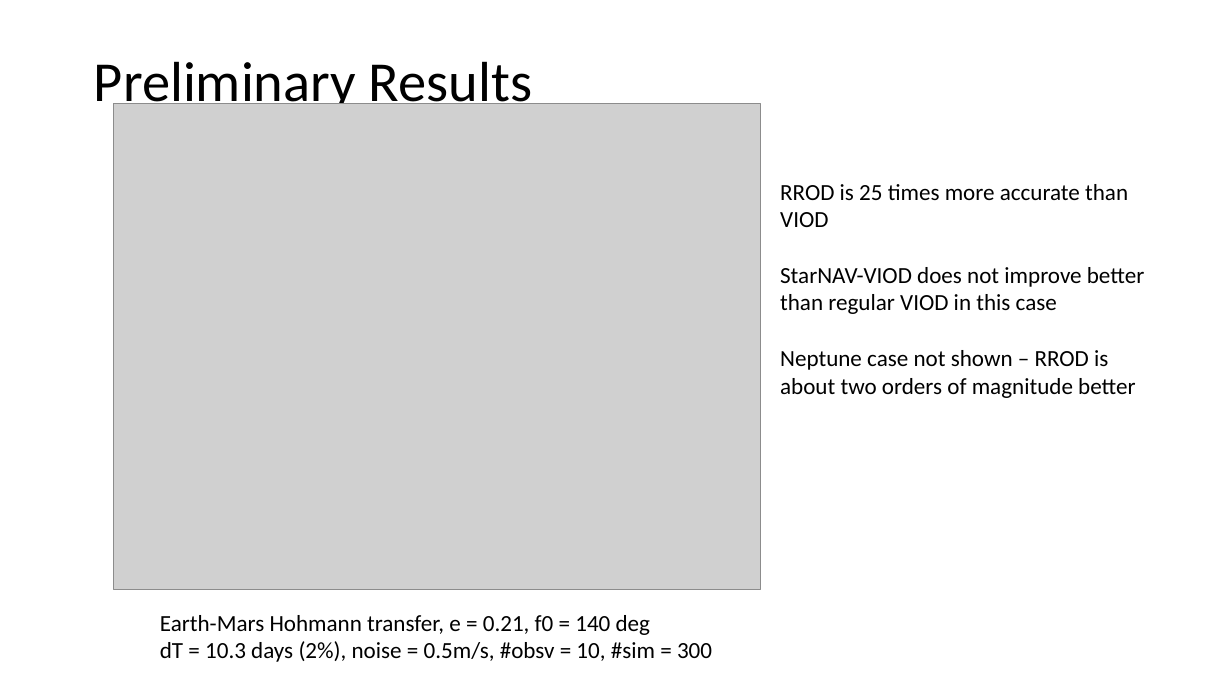
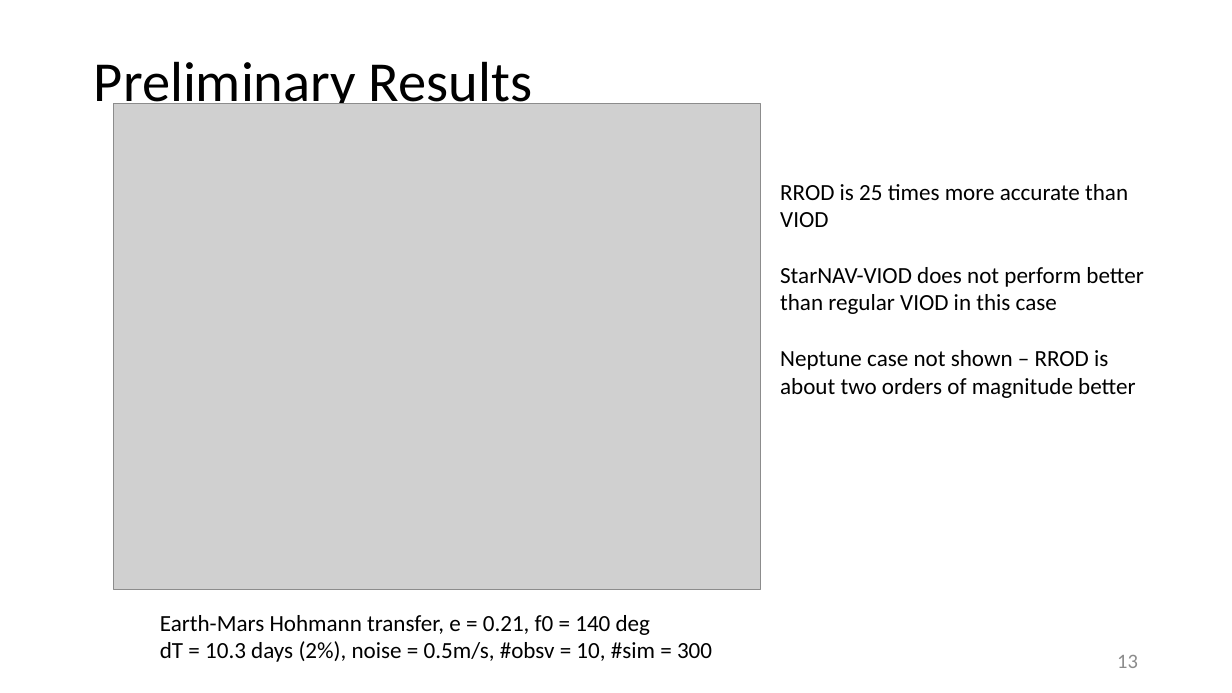
Before and after one commit to TigerHou2/xnav, a slide deck: slide 13 of Presentations/2021-07-12.pptx (slide 12 before the commit). Drawn at 1232x693 pixels with LibreOffice and Linux fonts; fonts in the diff are those of the drawing; grey boxes stand for pictures. Boxes give left, top, right and bottom in pixels: in the first picture for what was removed or moved away, otherwise in the second. Text is boxed around its words. In the diff, an @@ line names an element or a change of style, - is before the commit and + after.

```diff
--- a/Presentations/2021-07-12.pptx
+++ b/Presentations/2021-07-12.pptx
@@ text at [780, 267, 1143, 314]: text changed @@
-StarNAV-VIOD does not improve better than regular VIOD in this case
+StarNAV-VIOD does not perform better than regular VIOD in this case
@@ page number added at [1117, 655, 1138, 668], 16 pt, text #8C8C8C @@
+13
```
Also in this commit, not shown: 11 other slides changed, 4 slides added, 3 other files.
